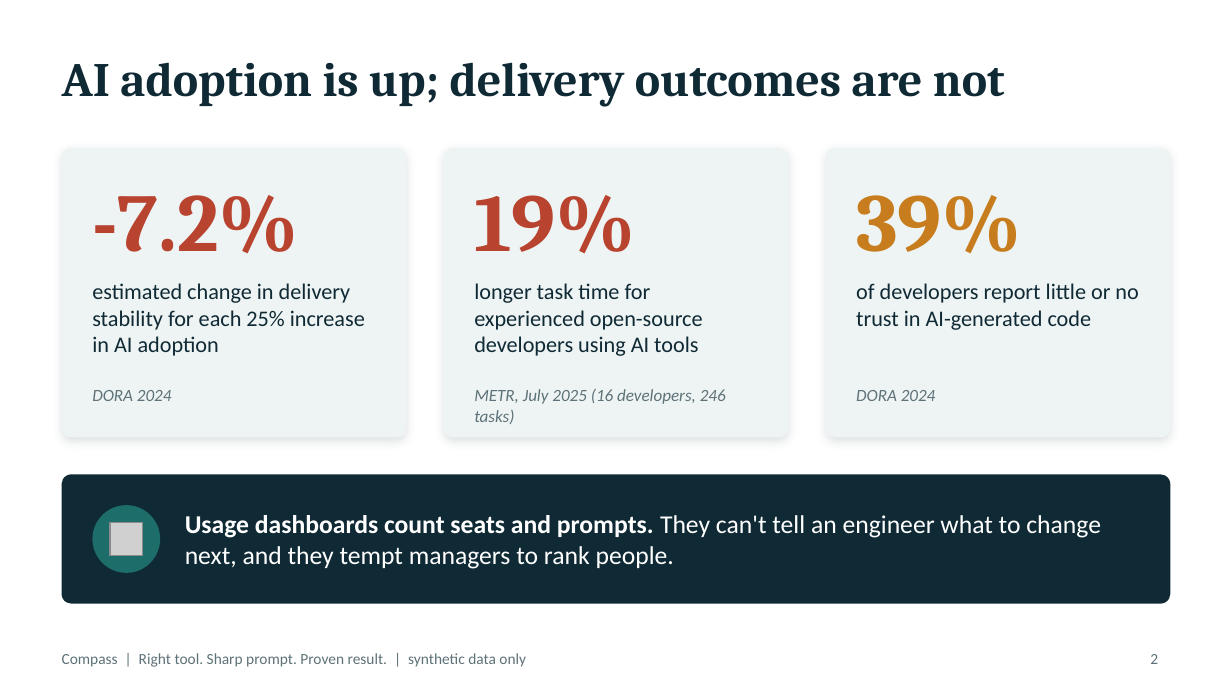
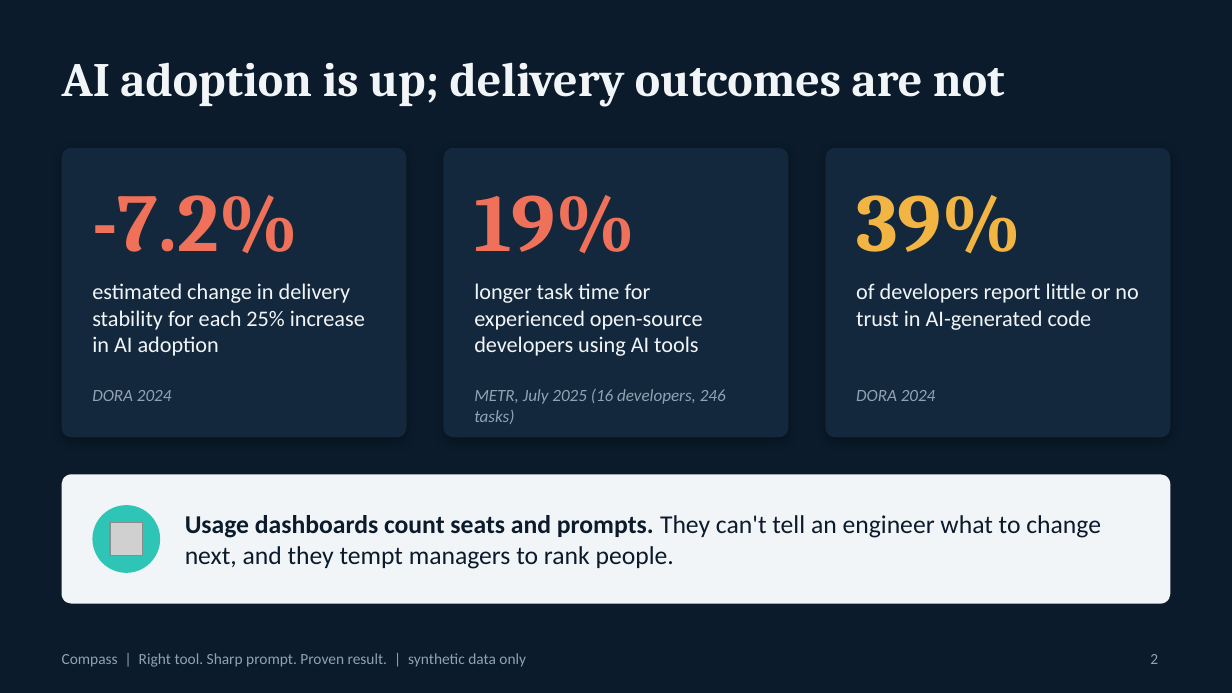
Before and after one commit to Kalyanraja/compass-ai-coach, a slide deck: slide 2 of docs/presentation/Compass-Hackathon.pptx. Drawn at 1232x693 pixels with LibreOffice and Linux fonts; fonts in the diff are those of the drawing; grey boxes stand for pictures. Boxes give left, top, right and bottom in pixels: in the first picture for what was removed or moved away, otherwise in the second. Text is boxed around its words. In the diff, an @@ line names an element or a change of style, - is before the commit and + after.

```diff
--- a/docs/presentation/Compass-Hackathon.pptx
+++ b/docs/presentation/Compass-Hackathon.pptx
@@ background #FFFFFF to #0B1B2B @@
@@ fill #EEF4F3 to #13283D; shadow changed in 3 elements at (62,148,407,437), (444,148,788,437), (825,148,1170,437) @@
@@ text "-7.2%" at (92,195,299,254): text colour #B8432F to #F0715A @@
@@ text "19%" at (474,195,636,254): text colour #B8432F to #F0715A @@
@@ text "39%" at (856,195,1022,254): text colour #C77D1E to #F2B544 @@
@@ text colour #102A35 to #F2F5F8 in 4 elements at (62,62,1005,106), (92,283,365,356), (474,283,703,356), (856,283,1138,330) @@
@@ rounded rectangle at (62,474,1170,604): fill #102A35 to #F2F5F8 @@
@@ ellipse at (92,505,160,573): fill #1D6E6B to #2EC4B6 @@
@@ text "Usage dashboards count seats and ..." at (185,515,1101,569): text colour #FFFFFF to #0B1B2B @@
@@ text colour #5E7279 to #8FA3B3 in 5 elements at (92,390,172,401), (474,389,726,424), (856,390,936,401), (1150,654,1158,664), (62,653,526,667) @@
```
Also in this commit, not shown: 15 other slides changed, 2 other files.
